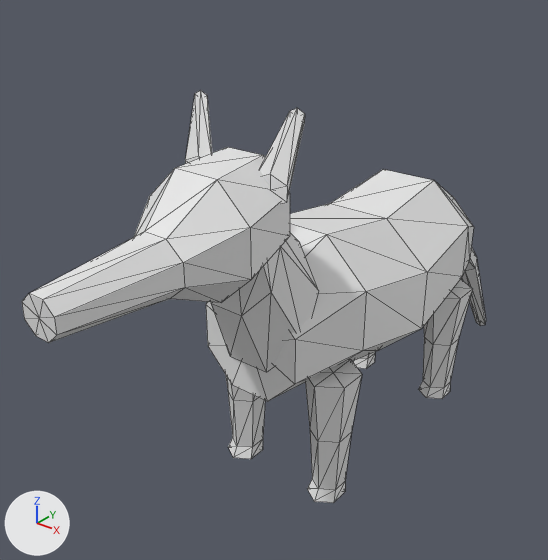
Two versions of the OBJ model data/animals/quati/idle/0.obj, one commit apart.
Before and after are seen from a camera (50 mm lens) standing at (0.671, -1.074, 0.982) and looking at (-0.104, -0.105, 0.381). The axes (+X, +Y, +Z) are drawn at lower left. The lights are the same throughout. The older version comes first. Mesh edges are drawn as thin lines. Where no turn or scale is listed for an object, it has been applied to the vertices.

In view in the first picture: 'quati_idle_0'.
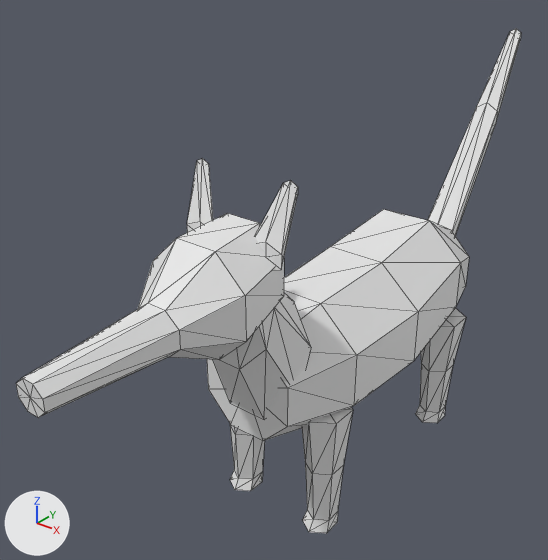
Boxes (x1, y1, x2, y2) around the edits, measured in the pictures (548 x 560 px; the box of a moved part takes in the faces that stretch with it):
'quati_idle_0', reshaped (9% wider, 22% taller): before (22, 90, 486, 503); after (16, 29, 521, 533)
part 1 of me_quati_idle_0, moved or reshaped: before (225, 374, 265, 459); after (230, 424, 264, 491)
part 2 of me_quati_idle_0, moved or reshaped: before (305, 360, 362, 503); after (302, 407, 353, 533)
part 3 of me_quati_idle_0, moved or reshaped (not visible afterwards): before (352, 352, 375, 369)
part 4 of me_quati_idle_0, moved or reshaped: before (419, 279, 473, 399); after (416, 308, 466, 423)
part 5 of me_quati_idle_0, moved or reshaped: before (185, 90, 212, 164); after (187, 158, 213, 233)
part 6 of me_quati_idle_0, moved or reshaped: before (260, 108, 305, 204); after (256, 180, 298, 270)
part 7 of me_quati_idle_0, moved or reshaped: before (22, 147, 486, 401); after (16, 29, 521, 441)

Diff of the bpy script that builds the scene:
```diff
--- a/data/animals/quati/idle/0.obj.py
+++ b/data/animals/quati/idle/0.obj.py
@@ me_quati_idle_0 @@
 # used by ob_quati_idle_0; location = (0.0, 0.0, 0.0)
-me_quati_idle_0.from_pydata(...)  # 254 vertices, 468 faces; spans x -0.144..0.144, y -0.655..0.634, z 0.0..0.755
+me_quati_idle_0.from_pydata(...)  # 254 vertices, 468 faces; spans x -0.135..0.135, y -0.682..0.61, z 0.0..0.752
+# me_quati_idle_0 part 1: the loose piece of 26 vertices spanning x -0.132..-0.054, y -0.25..-0.147, z 0.069..0.309 is scaled about its middle by (0.944, 0.949, 1), then moved by (0.006, -0.007, -0.069)
+# me_quati_idle_0 part 2: the loose piece of 26 vertices spanning x 0.054..0.132, y -0.25..-0.147, z 0.069..0.309 is scaled about its middle by (0.944, 0.949, 1), then moved by (-0.006, -0.007, -0.069)
+# me_quati_idle_0 part 3: the loose piece of 26 vertices spanning x -0.135..-0.051, y 0.143..0.254, z 0.069..0.309 is scaled about its middle by (0.944, 0.949, 1), then moved by (0.006, 0.006, -0.069)
+# me_quati_idle_0 part 4: the loose piece of 26 vertices spanning x 0.051..0.135, y 0.143..0.254, z 0.069..0.309 is scaled about its middle by (0.944, 0.949, 1), then moved by (-0.006, 0.006, -0.069)
+# me_quati_idle_0 part 5: the loose piece of 14 vertices spanning x -0.097..-0.037, y -0.324..-0.294, z 0.626..0.755 is moved by (0.004, -0.007, -0.096)
+# me_quati_idle_0 part 6: the loose piece of 14 vertices spanning x 0.037..0.097, y -0.324..-0.294, z 0.626..0.755 is moved by (-0.004, -0.007, -0.096)
+# me_quati_idle_0 part 7: 122 of 254 vertices moved; they spanned x -0.144..0.144, y -0.655..0.634, z 0.0..0.684 and now span x -0.135..0.135, y -0.682..0.61, z 0.179..0.752; mean shift (0.0, -0.004, -0.021); largest move (0.0, 0.634, 0.0) -> (0.0, 0.61, 0.721)
```
